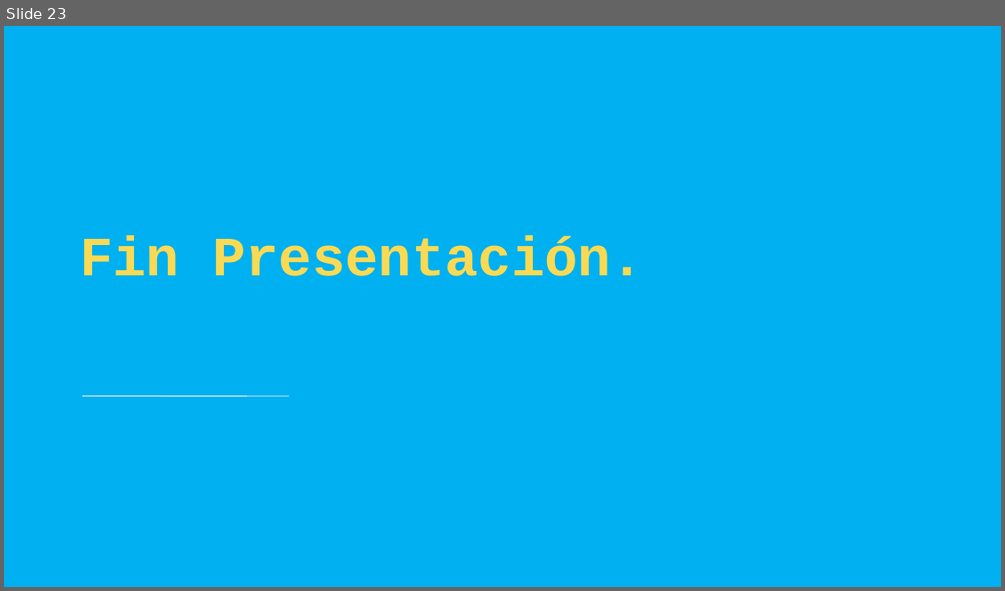
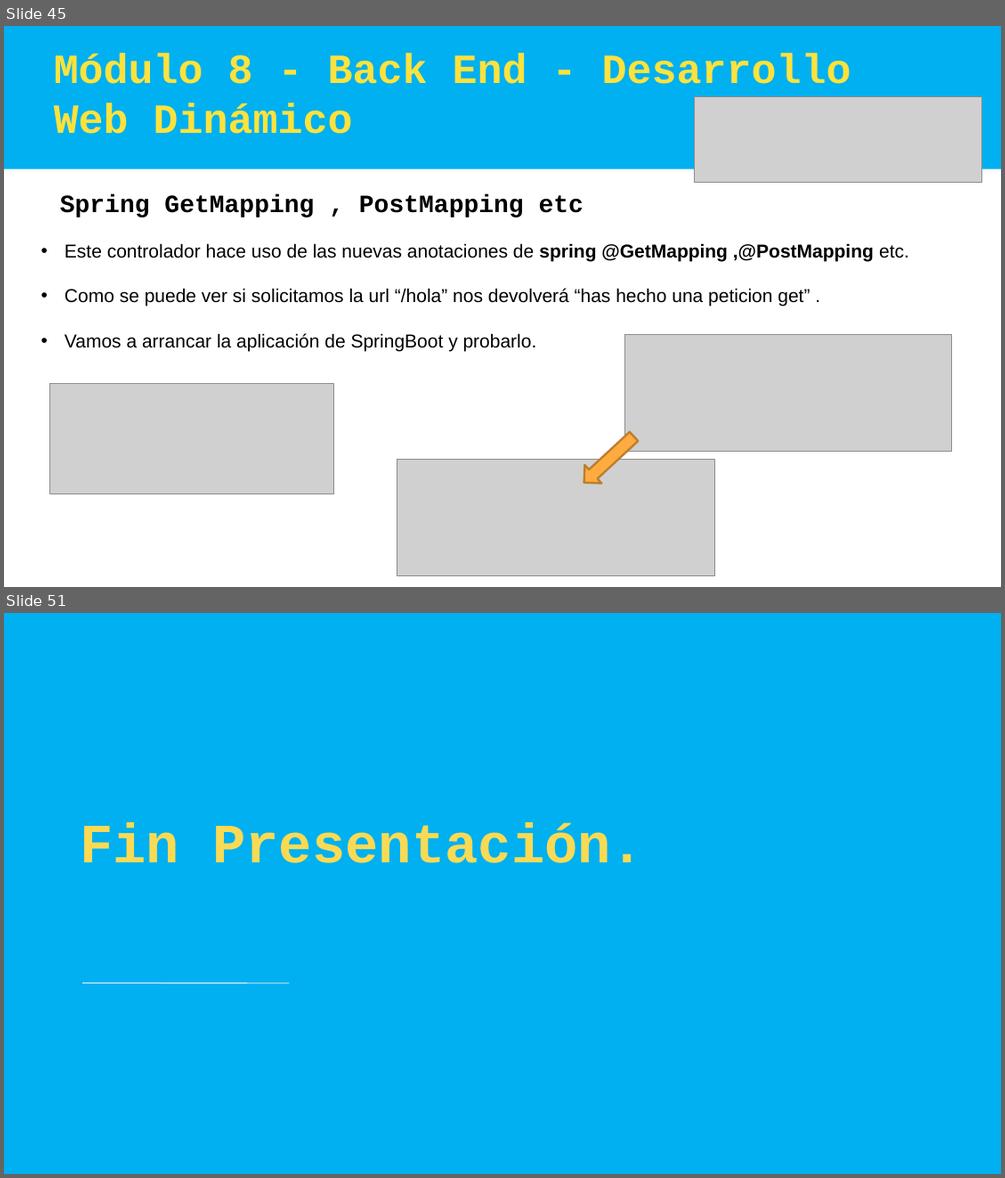
Before and after one commit to cesarprogramador/Angular, a slide deck: Argentina Programa - SpringBoot MVC.pptx. Shown one above the other, each under a label of ours: slide 23 before the commit, slides 45 and 51 after it; the slides between them are not shown. The pictures are 1005x591 and 1005x1178 pixels, drawn with LibreOffice and Linux fonts; fonts in the diff are those of the drawing; grey boxes stand for pictures. Boxes give left, top, right and bottom in pixels: in the first picture for what was removed or moved away, otherwise in the second. Text is boxed around its words. In the diff, an @@ line names an element or a change of style, - is before the commit and + after.

```diff
--- a/Argentina Programa - SpringBoot MVC.pptx
+++ b/Argentina Programa - SpringBoot MVC.pptx
@@ slide 45 added at (4,26,1001,587), background #FFFFFF @@
@@ rectangle added at (4,26,1001,169), fill #00B0F0 @@
@@ text added at (54,54,851,134), 40 pt, text #FDE23D, bold @@
+Módulo 8 - Back End - Desarrollo Web Dinámico
@@ picture added at (695,97,982,183) @@
@@ text added at (60,194,583,217), 24 pt, text #000000, bold @@
+Spring GetMapping , PostMapping etc
@@ text added at (65,243,909,351), 18 pt, text #000000 @@
+• Este controlador hace uso de las nuevas anotaciones de spring @GetMapping ,@PostMapping etc.
+• Como se puede ver si solicitamos la url “/hola” nos devolverá “has hecho una peticion get” .
+• Vamos a arrancar la aplicación de SpringBoot y probarlo.
@@ picture added at (624,334,952,450) @@
@@ picture added at (49,384,334,493) @@
@@ down arrow added at (575,427,642,491), fill #FFAB40, outline #BD7F2F 2 pt @@
@@ picture added at (396,459,714,576) @@
@@ what was slide 23 is now slide 51 @@
```
Also in this commit, not shown: 19 slides changed, 30 other slides added, 1 slide removed.
